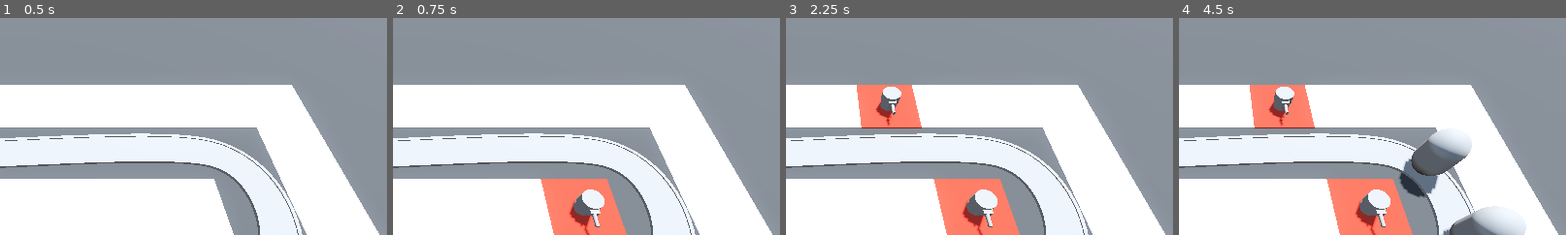
Above: before the commit, frames 1-4 (left to right).
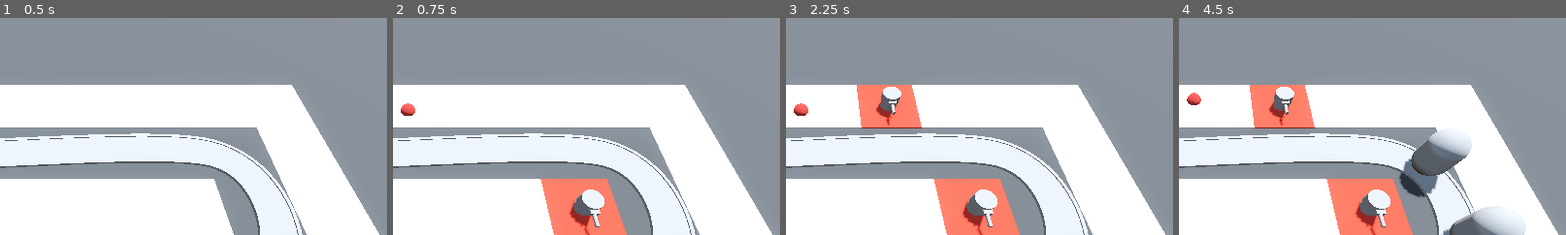
Above: after the commit, the same moments.

Repository: DapperMongoose/BarbarianBlaster
Game: Godot game, scene res://BaseLevel.tscn
Same seed, same stepped clock (60 frames per second), same inputs: the game is played once before the commit and once after it.
Inputs (mouse positions are % of the whole screen's width and height, from its top left):
- Up to frame 1 (0.5 s): no input
- Up to frame 2 (0.75 s): move the mouse to (72, 45) at 0.52 s; press the mouse at (72, 45) at 0.53 s
- Up to frame 3 (2.25 s): move the mouse to (30, 55) at 1.27 s; release the mouse at (30, 55) at 1.28 s; click (30, 55) at 1.35 s; move the mouse to (60, 28) at 2.02 s; press the mouse at (60, 28) at 2.03 s
- Up to frame 4 (4.5 s): move the mouse to (45, 70) at 2.77 s; release the mouse at (45, 70) at 2.78 s; click (45, 70) at 2.85 s; move the mouse to (80, 65) at 3.52 s; press the mouse at (80, 65) at 3.53 s; move the mouse to (20, 35) at 4.27 s; release the mouse at (20, 35) at 4.28 s; click (20, 35) at 4.35 s
The pictures show only the part of the screen within x 48-98%, y 4-53%; the shares and areas given below are measured in that part.

Frame 1 is identical in both runs. In frame 2, 0.2% of the frame differs, in the area x 2-6%, y 39-46%; in frame 3, 0.2%; in frame 4, 0.2%.

Commit message:
completed making projectiles lesson

Diff:
--- /dev/null
+++ b/Turret/projectile.gd
@@ -0,0 +1,8 @@
+extends Area3D
+
+var direction := Vector3.FORWARD
+
+@export var speed := 30.0
+
+func _physics_process(delta: float) -> void:
+	position += (direction * speed) * delta
--- /dev/null
+++ b/Turret/projectile.tscn
@@ -0,0 +1,21 @@
+[gd_scene load_steps=5 format=3 uid="uid://crkjjako8ubh"]
+
+[ext_resource type="Script" path="res://Turret/projectile.gd" id="1_8svuv"]
+
+[sub_resource type="StandardMaterial3D" id="StandardMaterial3D_8ntfv"]
+albedo_color = Color(0.666667, 0.156863, 0.12549, 1)
+
+[sub_resource type="SphereMesh" id="SphereMesh_uqejp"]
+material = SubResource("StandardMaterial3D_8ntfv")
+
+[sub_resource type="SphereShape3D" id="SphereShape3D_1gv1b"]
+
+[node name="Projectile" type="Area3D"]
+top_level = true
+script = ExtResource("1_8svuv")
+
+[node name="MeshInstance3D" type="MeshInstance3D" parent="."]
+mesh = SubResource("SphereMesh_uqejp")
+
+[node name="CollisionShape3D" type="CollisionShape3D" parent="."]
+shape = SubResource("SphereShape3D_1gv1b")
--- /dev/null
+++ b/Turret/turret.gd
@@ -0,0 +1,7 @@
+extends Node3D
+
+@export var projectile: PackedScene
+
+func _ready():
+	var shot = projectile.instantiate()
+	add_child(shot)
--- a/Turret/turret.tscn
+++ b/Turret/turret.tscn
@@ -1,4 +1,7 @@
-[gd_scene load_steps=5 format=3 uid="uid://d0fevutngcvvu"]
+[gd_scene load_steps=7 format=3 uid="uid://d0fevutngcvvu"]
+
+[ext_resource type="PackedScene" uid="uid://crkjjako8ubh" path="res://Turret/projectile.tscn" id="1_gfbd0"]
+[ext_resource type="Script" path="res://Turret/turret.gd" id="1_ljfch"]
 
 [sub_resource type="CylinderMesh" id="CylinderMesh_xdwl5"]
 height = 1.0
@@ -17,6 +20,8 @@
 height = 1.0
 
 [node name="Turret" type="Node3D"]
+script = ExtResource("1_ljfch")
+projectile = ExtResource("1_gfbd0")
 
 [node name="TurretBase" type="MeshInstance3D" parent="."]
 transform = Transform3D(1, 0, 0, 0, 1, 0, 0, 0, 1, 0, 0.5, 0)
